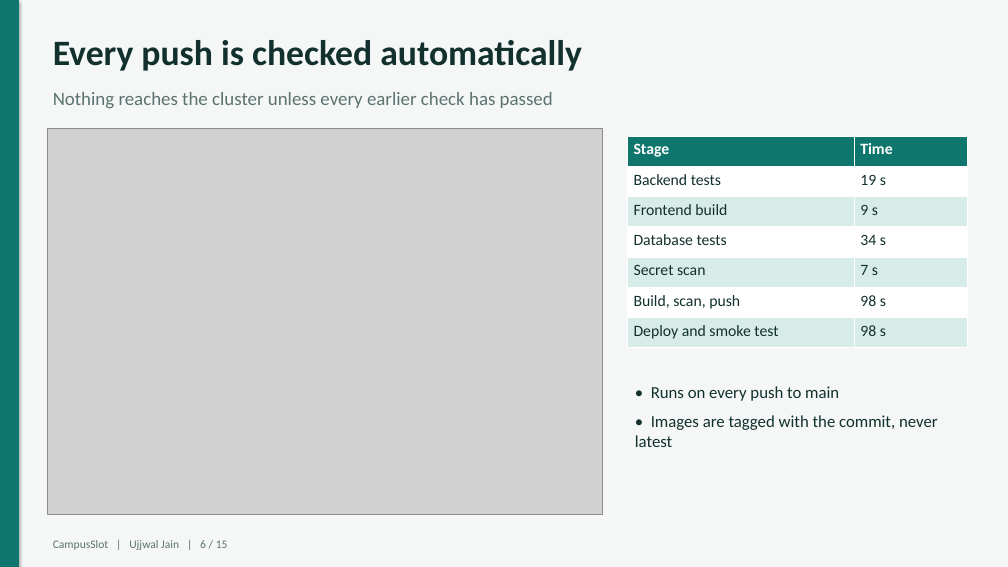
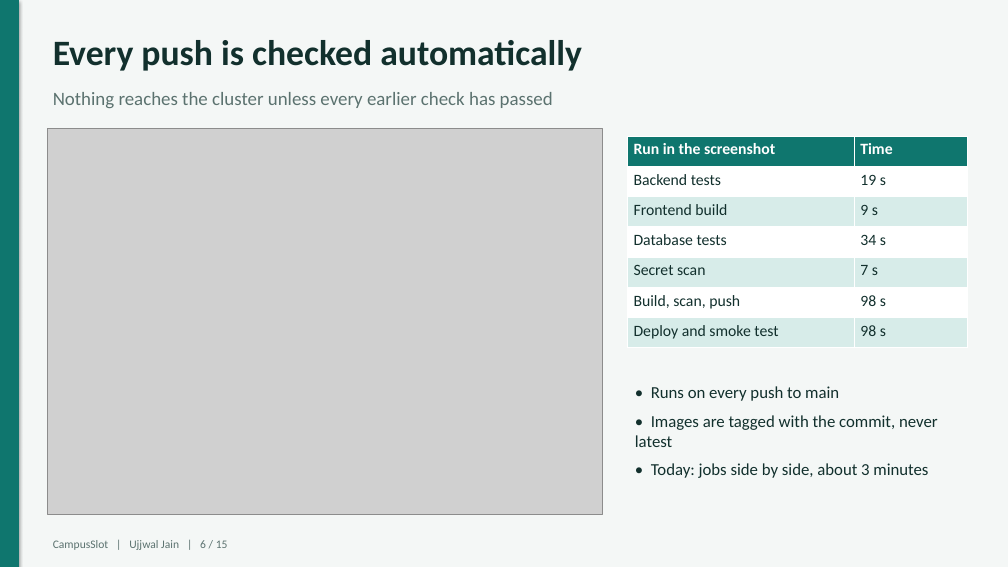
Before and after one commit to Ujjwaljain16/campusslot, a slide deck: slide 6 of docs/presentation/CampusSlot-final-presentation.pptx. Drawn at 1008x567 pixels with LibreOffice and Linux fonts; fonts in the diff are those of the drawing; grey boxes stand for pictures. Boxes give left, top, right and bottom in pixels: in the first picture for what was removed or moved away, otherwise in the second. Text is boxed around its words. In the diff, an @@ line names an element or a change of style, - is before the commit and + after.

```diff
--- a/docs/presentation/CampusSlot-final-presentation.pptx
+++ b/docs/presentation/CampusSlot-final-presentation.pptx
@@ table at (628,136,968,348) @@
-row 1, column 1: Stage
+row 1, column 1: Run in the screenshot
@@ text at (651,463,928,478): paragraph added @@
+• Today: jobs side by side, about 3 minutes
```
Also in this commit, not shown: 4 other slides changed, 10 other files.
